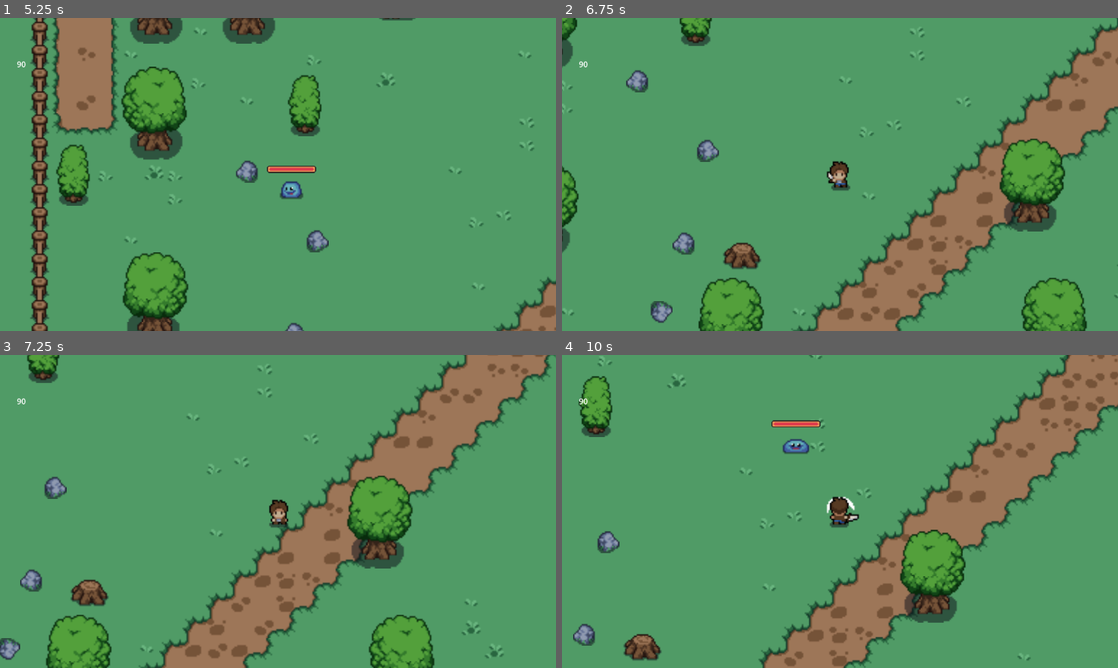
Above: before the commit, frames 1-4 (two rows, left to right).
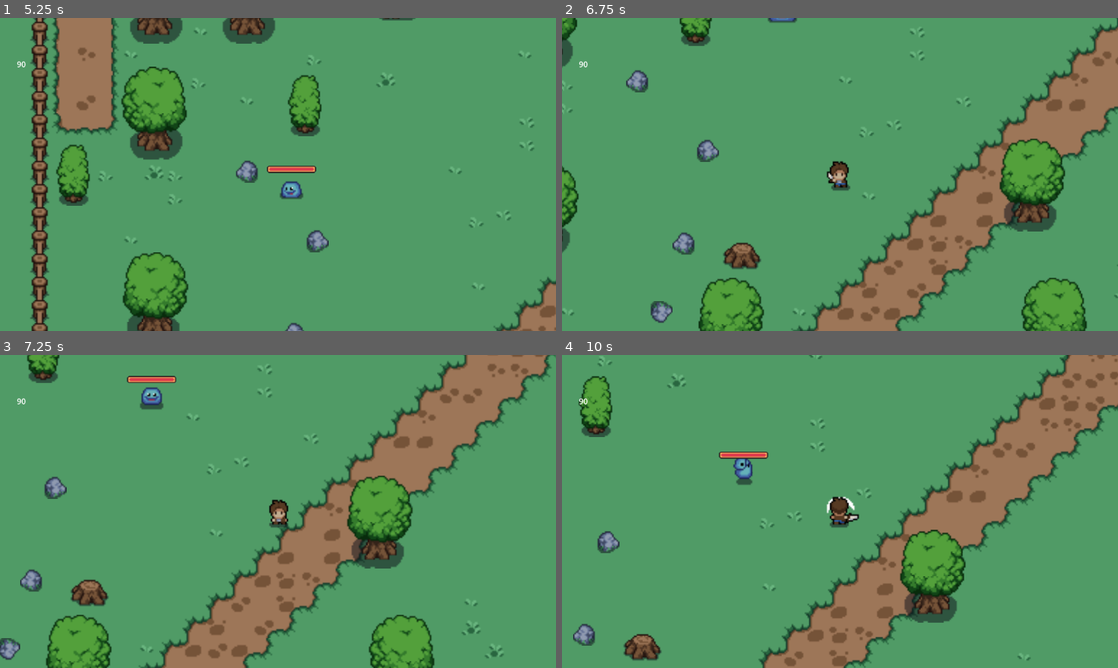
Above: after the commit, the same moments.

Repository: IgorMianowany/Manual-Vampire-Survivors
Game: Godot game, scene res://level_01.tscn
The game is run twice, just before and just after one commit, with the same random seed, the same clock (stepped at 60 frames per second) and the same inputs.
Inputs (mouse positions are in pixels of both pictures, inside the frame that each line leads up to):
- Up to frame 1 (5.25 s): move the mouse to (250, 237) at 0.52 s; press the mouse at (250, 237) at 0.53 s; hold S (move_up) 0.53-2.03 s; move the mouse to (444, 221) at 1.27 s; release the mouse at (444, 221) at 1.28 s; click (444, 221) at 1.35 s; move the mouse to (111, 127) at 2.02 s; press the mouse at (111, 127) at 2.03 s; hold A (move_left) 2.03-3.53 s; move the mouse to (305, 174) at 2.77 s; release the mouse at (305, 174) at 2.78 s; click (305, 174) at 2.85 s; tap Enter at 3.5 s; move the mouse to (194, 96) at 3.52 s; press the mouse at (194, 96) at 3.53 s; hold W (move_down) 3.53-4.28 s; move the mouse to (400, 158) at 4.27 s; release the mouse at (400, 158) at 4.28 s; hold D (move_right) 4.28-5.03 s; click (400, 158) at 4.35 s; move the mouse to (166, 190) at 5.02 s; press the mouse at (166, 190) at 5.03 s; hold S (move_up) from 5.03 s (still down)
- Up to frame 2 (6.75 s): move the mouse to (895, 105) at 5.77 s; release S (move_up) at 5.78 s; release the mouse at (895, 105) at 5.78 s; hold D (move_right) from 5.78 s (still down); click (895, 105) at 5.85 s; move the mouse to (812, 237) at 6.52 s; press the mouse at (812, 237) at 6.53 s
- Up to frame 3 (7.25 s): keep holding D (move_right)
- Up to frame 4 (10 s): move the mouse to (1006, 558) at 7.27 s; release the mouse at (1006, 558) at 7.28 s; click (1006, 558) at 7.35 s; move the mouse to (673, 464) at 8.02 s; release D (move_right) at 8.03 s; press the mouse at (673, 464) at 8.03 s; hold W (move_down) 8.03-8.78 s; move the mouse to (867, 511) at 8.77 s; release the mouse at (867, 511) at 8.78 s; hold A (move_left) 8.78-9.53 s; click (867, 511) at 8.85 s; move the mouse to (756, 433) at 9.52 s; press the mouse at (756, 433) at 9.53 s; hold S (move_up) from 9.53 s (still down)

Frame 1 is identical in both runs. In frame 2, less than 0.1% of the frame differs, in the area x 37-43%, y 0-2%; in frame 3, 0.5%; in frame 4, 0.9%, in the area x 28-47%, y 20-42%.

Commit message:
added hit particles to slime

Diff:
--- a/slime.gd
+++ b/slime.gd
@@ -97,15 +97,21 @@
 
 func take_damage(damage : float, knockback_direction : Vector2, knockback : float) -> void:
 	health -= damage
+	$HitParticles.set_direction(knockback_direction)
+	$HitParticles.emitting = true
 	velocity = knockback_direction * knockback * speed
 	var collision_object = move_and_collide(velocity, true)
 	is_knocked_back = true
 	$AnimatedSprite2D.play("take_damage")
 	flash_white()
-	jump_timer -= 0.5
+	if jump_timer > 0.5:
+		jump_timer -= 0.5
+
 
 	await(get_tree().create_timer(1).timeout)
 	is_knocked_back = false
+	$HitParticles.emitting = false
+
 	if health <= 0:
 		queue_free()
 
@@ -117,4 +123,4 @@
 func _on_collision_area_body_entered(body: Node2D) -> void:
 	if is_knocked_back and body.name != "Player":
 		velocity = Vector2.ZERO
-		take_damage(1, global_position, 0)
+		take_damage(1, body.global_position.direction_to(global_position), 0)
--- a/slime.tscn
+++ b/slime.tscn
@@ -294,6 +294,21 @@
 shape = SubResource("CircleShape2D_xcpqa")
 debug_color = Color(0, 0.631203, 0.464635, 0.42)
 
+[node name="GPUParticles2D" type="GPUParticles2D" parent="."]
+visible = false
+
+[node name="HitParticles" type="CPUParticles2D" parent="."]
+emitting = false
+lifetime = 0.1
+one_shot = true
+explosiveness = 1.0
+randomness = 0.55
+spread = 15.0
+gravity = Vector2(0, 0)
+initial_velocity_min = 300.0
+initial_velocity_max = 475.44
+scale_amount_max = 3.0
+
 [connection signal="area_entered" from="Hurtbox" to="." method="_on_hurtbox_area_entered"]
 [connection signal="body_entered" from="Hurtbox" to="." method="_on_hurtbox_body_entered"]
 [connection signal="body_entered" from="CollisionArea" to="." method="_on_collision_area_body_entered"]
